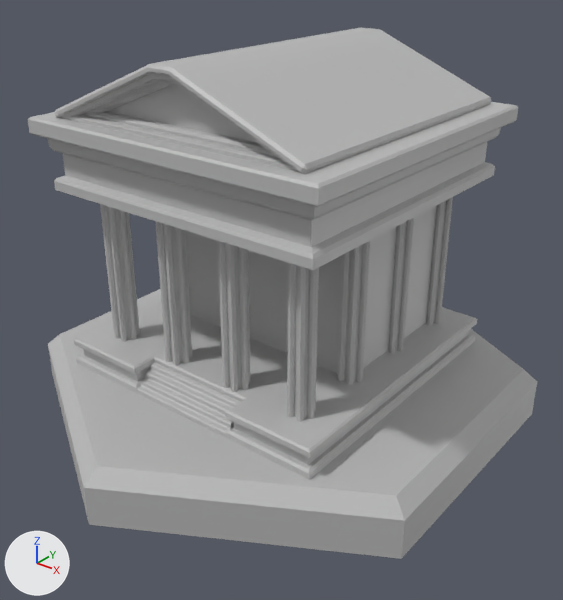
Renders of the FBX model The Hollow Shield/Assets/Meshes/romanCastle.fbx from each side of a commit.
Before and after are seen from a camera (50 mm lens) standing at (0.0171, -0.0214, 0.0176) and looking at (0.0006, -0.0008, 0.0048). The axes (+X, +Y, +Z) are drawn at lower left. The lights are the same throughout. Where no turn or scale is listed for an object, it has been applied to the vertices.

Objects in the first picture: 'romanCastle'.
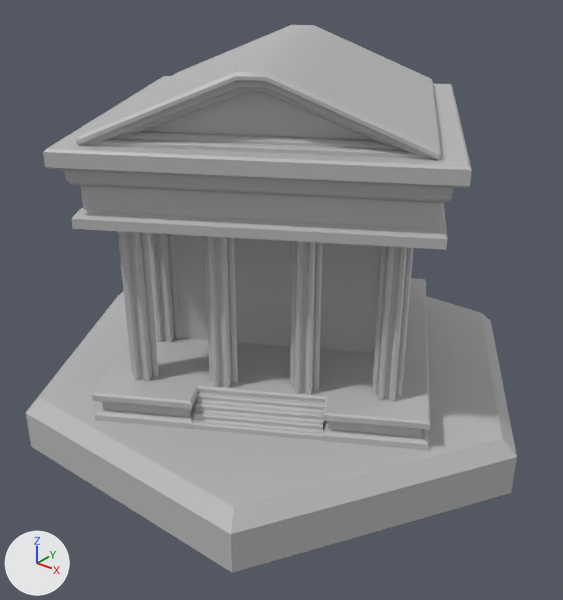
Patch to the scene script:
```diff
--- a/The Hollow Shield/Assets/Meshes/romanCastle.fbx.py
+++ b/The Hollow Shield/Assets/Meshes/romanCastle.fbx.py
@@ me_mesh @@
 # used by ob_romancastle; location = (0.0, 0.0, 0.0)
-me_mesh.from_pydata(...)  # 1856 vertices, 1326 faces; spans x -0.0087..0.0087, y -0.01..0.01, z 0.0..0.0139
+me_mesh.from_pydata(...)  # 1855 vertices, 1320 faces; spans x -0.01..0.01, y -0.0087..0.0087, z 0.0..0.0139
+# me_mesh part 1: the loose piece of 92 vertices spanning x -0.0057..0.0057, y -0.0058..0.0056, z 0.002..0.0104 is turned 30 degrees about the z axis through its middle
+# me_mesh part 2: the loose piece of 200 vertices spanning x -0.0061..0.0061, y -0.0062..0.006, z 0.0091..0.0139 is turned 30 degrees about the z axis through its middle
+# me_mesh part 3: the loose piece of 32 vertices spanning x -0.0022..0.0022, y -0.0058..-0.0047, z 0.002..0.0029 is turned 30 degrees about the z axis through the mesh origin
+# me_mesh part 4: the loose piece of 126 vertices spanning x 0.0037..0.0047, y -0.0047..-0.0039, z 0.003..0.0093 is turned 30 degrees about the z axis through the mesh origin
+# me_mesh part 5: the loose piece of 126 vertices spanning x 0.0037..0.0047, y -0.0019..-0.001, z 0.003..0.0093 is turned 30 degrees about the z axis through its middle, then moved by (-0.0009, -0.0016, 0.0)
+# me_mesh part 6: the loose piece of 126 vertices spanning x -0.0048..-0.0038, y -0.0047..-0.0039, z 0.003..0.0093 is turned 30 degrees about the z axis through the mesh origin
+# me_mesh part 7: the loose piece of 126 vertices spanning x 0.0037..0.0047, y 0.0037..0.0046, z 0.003..0.0093 is turned 30 degrees about the z axis through the mesh origin
+# me_mesh part 8: the loose piece of 126 vertices spanning x -0.0019..-0.0009, y -0.0047..-0.0039, z 0.003..0.0093 is turned 30 degrees about the z axis through its middle, then moved by (-0.0016, 0.0009, 0.0)
+# me_mesh part 9: 8 vertices moved within x -0.0012..0.004, y -0.0042..0.0041, z 0.003..0.0093; 331 vertices removed from x -0.0087..0.0087, y -0.01..0.01, z 0.0..0.0093; 330 vertices added at x -0.01..0.01, y -0.0087..0.0087, z 0.0..0.0093
 me_mesh.materials.append(mat_mat_vertexcol)
```

What differs and where, as boxes (x1, y1, x2, y2) in the pictures (563 x 600 px; the box of a moved part takes in the faces that stretch with it):
'romanCastle', reshaped
    before: (28, 28, 537, 559)
    after: (26, 25, 517, 573)
part 1 of me_mesh, moved or reshaped
    before: (74, 205, 478, 480)
    after: (92, 234, 430, 450)
part 2 of me_mesh, moved or reshaped
    before: (28, 28, 518, 270)
    after: (43, 25, 472, 250)
part 3 of me_mesh, moved or reshaped
    before: (137, 362, 240, 438)
    after: (193, 392, 325, 441)
part 4 of me_mesh, moved or reshaped
    before: (287, 263, 319, 422)
    after: (372, 246, 413, 402)
part 5 of me_mesh, moved or reshaped
    before: (338, 241, 370, 385)
    after: (290, 241, 322, 395)
part 6 of me_mesh, moved or reshaped
    before: (100, 204, 140, 342)
    after: (118, 231, 159, 382)
part 7 of me_mesh, moved or reshaped (not visible afterwards)
    before: (426, 197, 453, 326)
part 8 of me_mesh, moved or reshaped
    before: (155, 221, 192, 365)
    after: (148, 233, 179, 343)
part 9 of me_mesh, moved or reshaped
    before: (48, 218, 537, 559)
    after: (26, 236, 517, 573)
